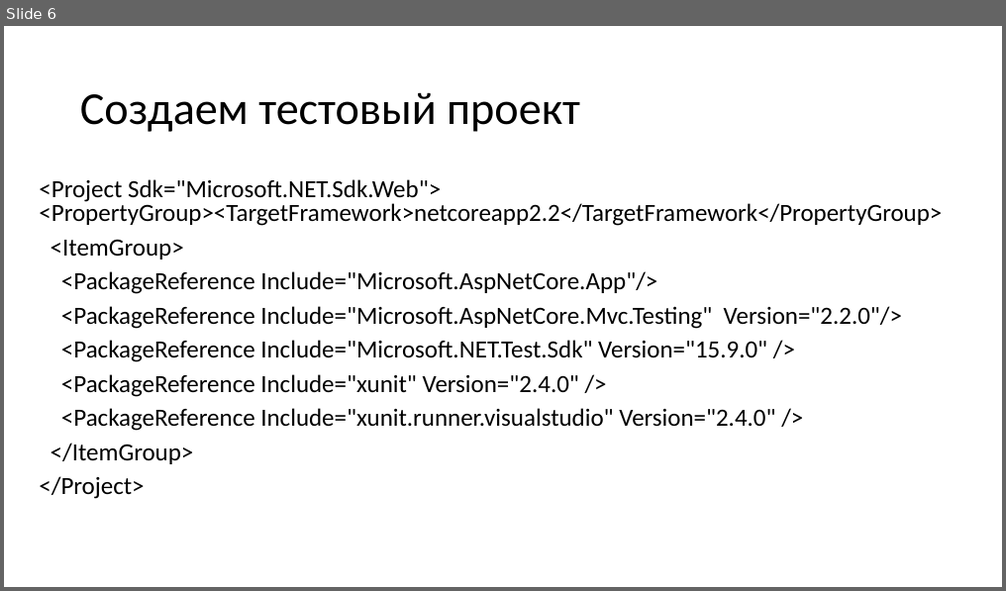
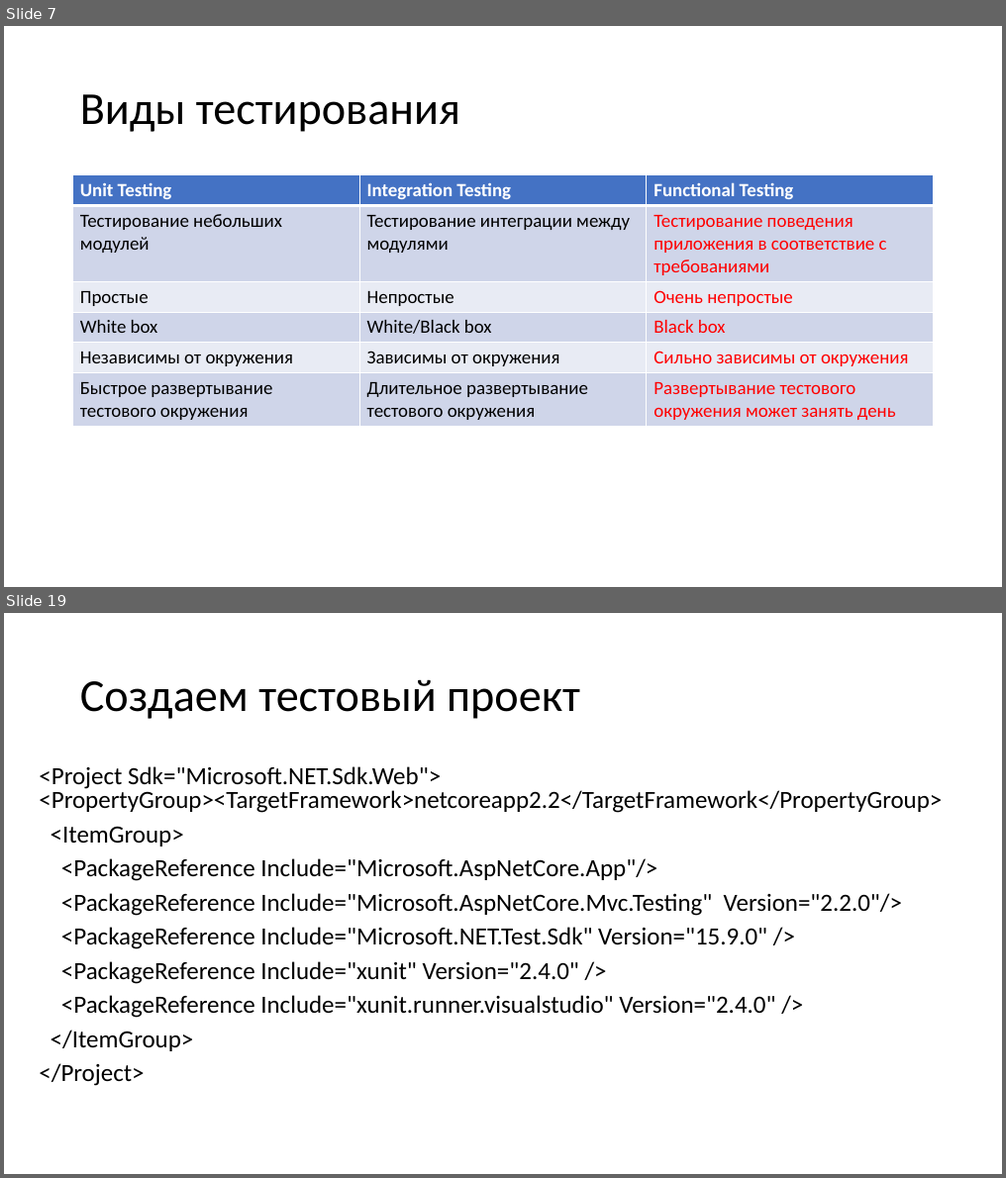
Before and after one commit to kugushev/presentations, a slide deck: 2019_Functional-Testing/Presentation.pptx. Shown one above the other, each under a label of ours: slide 6 before the commit, slides 7 and 19 after it; the slides between them are not shown. The pictures are 1006x591 and 1006x1178 pixels, drawn with LibreOffice and Linux fonts; fonts in the diff are those of the drawing. Boxes give left, top, right and bottom in pixels: in the first picture for what was removed or moved away, otherwise in the second. Text is boxed around its words. In the diff, an @@ line names an element or a change of style, - is before the commit and + after.

```diff
--- a/2019_Functional-Testing/Presentation.pptx
+++ b/2019_Functional-Testing/Presentation.pptx
@@ slide 7 added at box(4, 26, 1002, 587), background #FFFFFF @@
@@ title added at box(80, 94, 460, 132), 44 pt, text #000000 @@
+Виды тестирования
@@ table added at box(73, 175, 933, 424), 6 rows, 3 columns @@
+Unit Testing | Integration Testing | Functional Testing
+Тестирование небольших модулей | Тестирование интеграции между модулями | Тестирование поведения приложения в соответствие с требованиями
+Простые | Непростые | Очень непростые
+White box | White/Black box | Black box
+Независимы от окружения | Зависимы от окружения | Сильно зависимы от окружения
+Быстрое развертывание тестового окружения | Длительное развертывание тестового окружения | Развертывание тестового окружения может занять день
@@ what was slide 6 is now slide 19 @@
```
Also in this commit, not shown: 6 slides changed, 28 other slides added, 2 slides removed.
